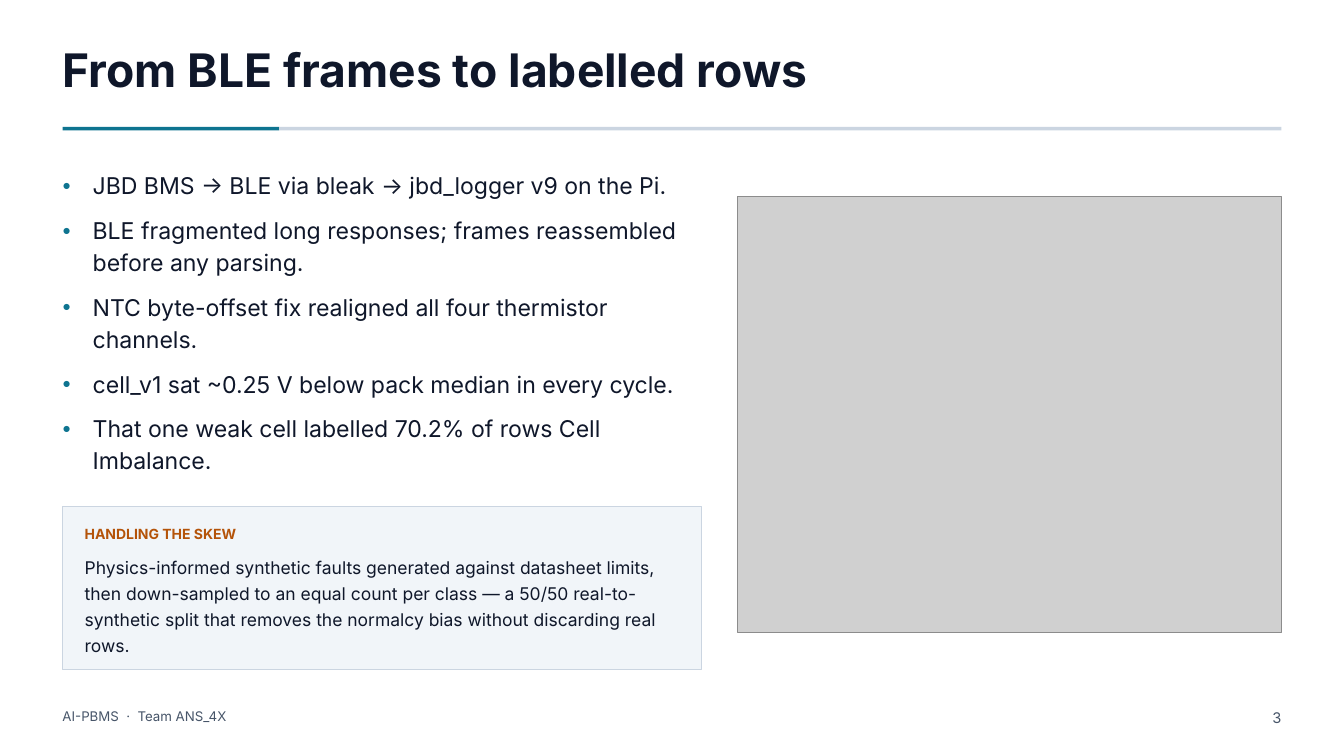
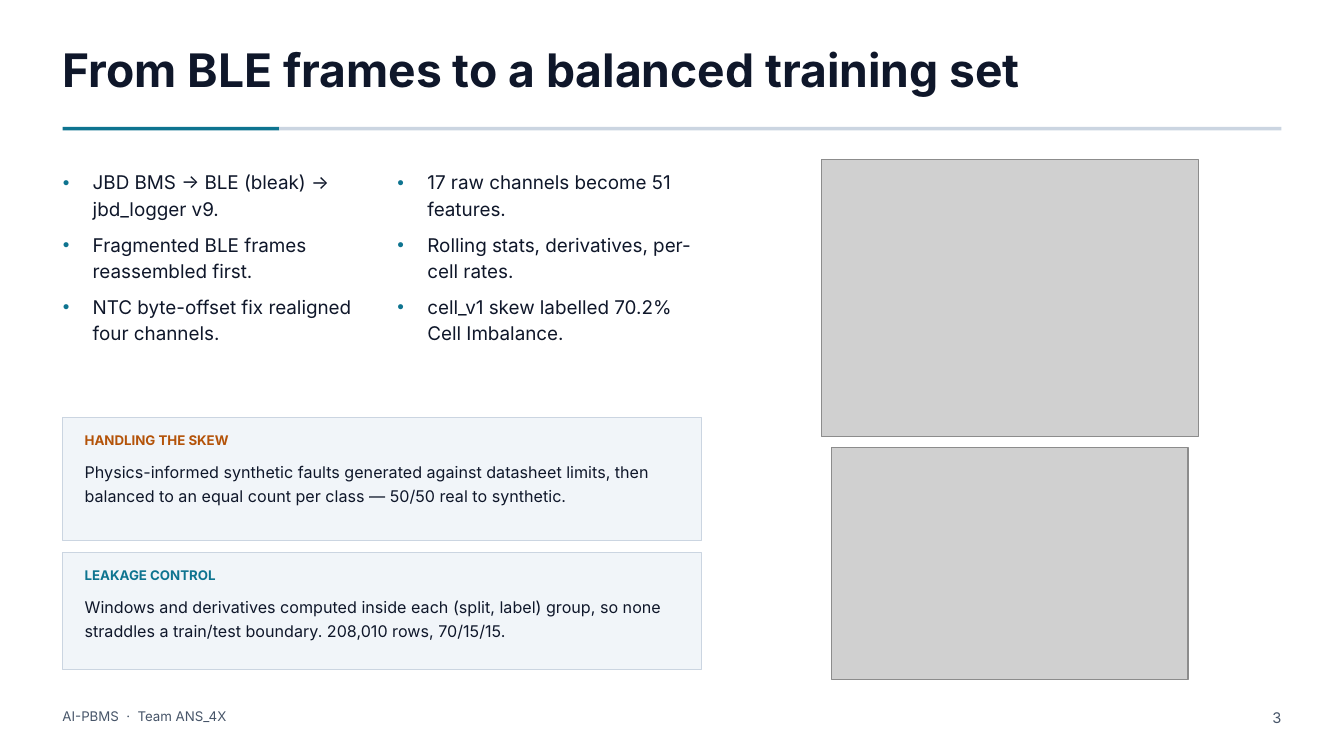
Before and after one commit to Adhi5504/Intelligent_BMS, a slide deck: slide 3 of AI_PBMS_8Slide.pptx. Drawn at 1344x756 pixels with LibreOffice and Linux fonts; fonts in the diff are those of the drawing; grey boxes stand for pictures. Boxes give left, top, right and bottom in pixels: in the first picture for what was removed or moved away, otherwise in the second. Text is boxed around its words. In the diff, an @@ line names an element or a change of style, - is before the commit and + after.

```diff
--- a/AI_PBMS_8Slide.pptx
+++ b/AI_PBMS_8Slide.pptx
@@ text at box(62, 51, 1020, 97): text changed @@
-From BLE frames to labelled rows
+From BLE frames to a balanced training set
@@ text at box(93, 174, 352, 341): text changed; size 16.5 to 13.5 pt @@
-● JBD BMS → BLE via bleak → jbd_logger v9 on the Pi.
-● BLE fragmented long responses; frames reassembled before any parsing.
-● NTC byte-offset fix realigned all four thermistor channels.
-● cell_v1 sat ~0.25 V below pack median in every cycle.
-● That one weak cell labelled 70.2% of rows Cell Imbalance.
+● JBD BMS → BLE (bleak) → jbd_logger v9.
+● Fragmented BLE frames reassembled first.
+● NTC byte-offset fix realigned four channels.
@@ text added at box(427, 175, 691, 341), 13.5 pt, text #0F172A @@
+● 17 raw channels become 51 features.
+● Rolling stats, derivatives, per-cell rates.
+● cell_v1 skew labelled 70.2% Cell Imbalance.
@@ picture added at box(822, 159, 1199, 437) @@
@@ picture removed at box(738, 197, 1281, 633) @@
@@ rectangle added at box(63, 417, 702, 540), fill #F1F5F9, outline #CBD5E1 0.75 pt @@
@@ text "HANDLING THE SKEW": place and size @@
-text "HANDLING THE SKEW" at box(85, 528, 236, 539)
+text "HANDLING THE SKEW" at box(85, 435, 229, 445)
@@ text "HANDLING THE SKEW" at box(85, 435, 229, 445): size 10 to 9.5 pt @@
@@ picture added at box(832, 448, 1189, 680) @@
@@ text at box(85, 465, 649, 506): text changed; size 12.5 to 11.5 pt @@
-Physics-informed synthetic faults generated against datasheet limits, then down-sampled to an equal count per class — a 50/50 real-to-synthetic split that removes the normalcy bias without discarding real rows.
+Physics-informed synthetic faults generated against datasheet limits, then balanced to an equal count per class — 50/50 real to synthetic.
@@ rectangle: place and size @@
-rectangle at box(63, 506, 702, 669)
+rectangle at box(63, 553, 702, 669)
@@ text added at box(85, 570, 215, 580), 9.5 pt, text #0E7490, bold @@
+LEAKAGE CONTROL
@@ text added at box(85, 600, 661, 641), 11.5 pt, text #0F172A @@
+Windows and derivatives computed inside each (split, label) group, so none straddles a train/test boundary. 208,010 rows, 70/15/15.
```
Also in this commit, not shown: 5 other slides changed, 2 slides added, 2 slides removed, 20 other files.
